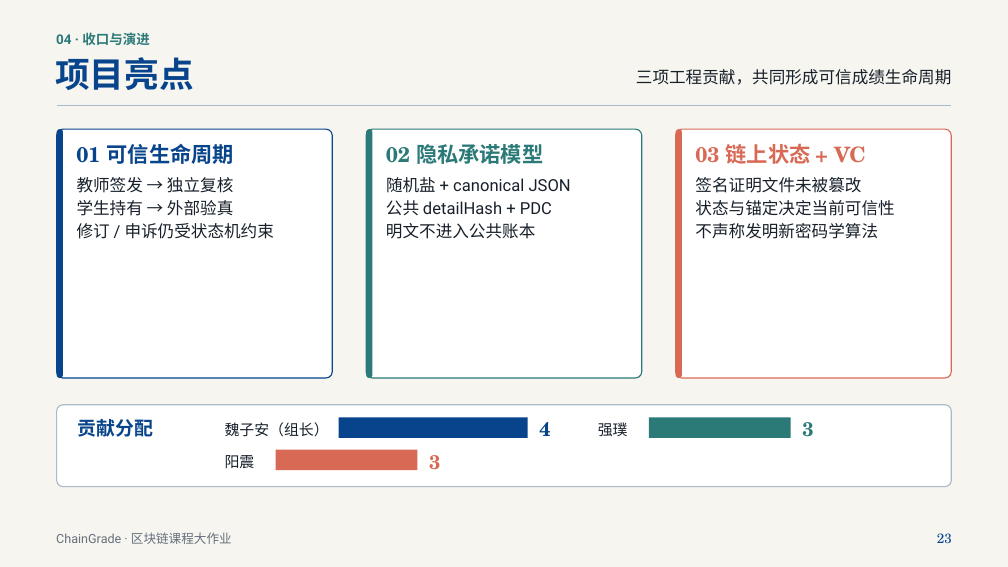
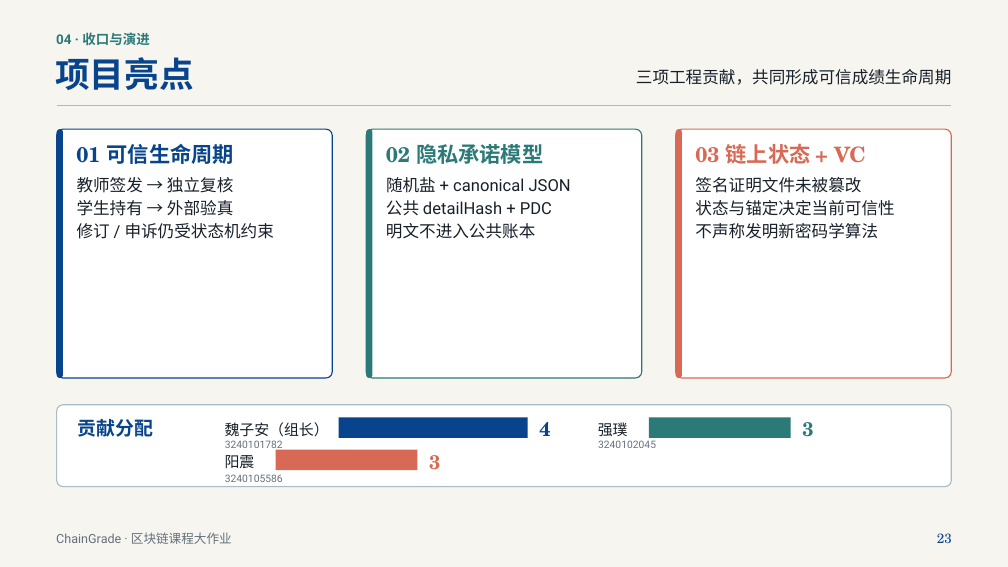
Before and after one commit to ytq0198/Echoes-of-the-Chain, a slide deck: slide 23 of deliverables/course/ChainGrade_课程答辩_重制版.pptx. Drawn at 1008x567 pixels with LibreOffice and Linux fonts; fonts in the diff are those of the drawing; background and template pictures are left out. Boxes give left, top, right and bottom in pixels: in the first picture for what was removed or moved away, otherwise in the second. Text is boxed around its words. In the diff, an @@ line names an element or a change of style, - is before the commit and + after.

```diff
--- a/deliverables/course/ChainGrade_课程答辩_重制版.pptx
+++ b/deliverables/course/ChainGrade_课程答辩_重制版.pptx
@@ text added at (225, 440, 283, 452), 9.8 pt, text #66717C @@
+3240101782
@@ text added at (598, 440, 656, 448), 9.8 pt, text #66717C @@
+3240102045
@@ text added at (225, 474, 283, 482), 9.8 pt, text #66717C @@
+3240105586
```
Also in this commit, not shown: 1 other slide changed, 18 other files.
